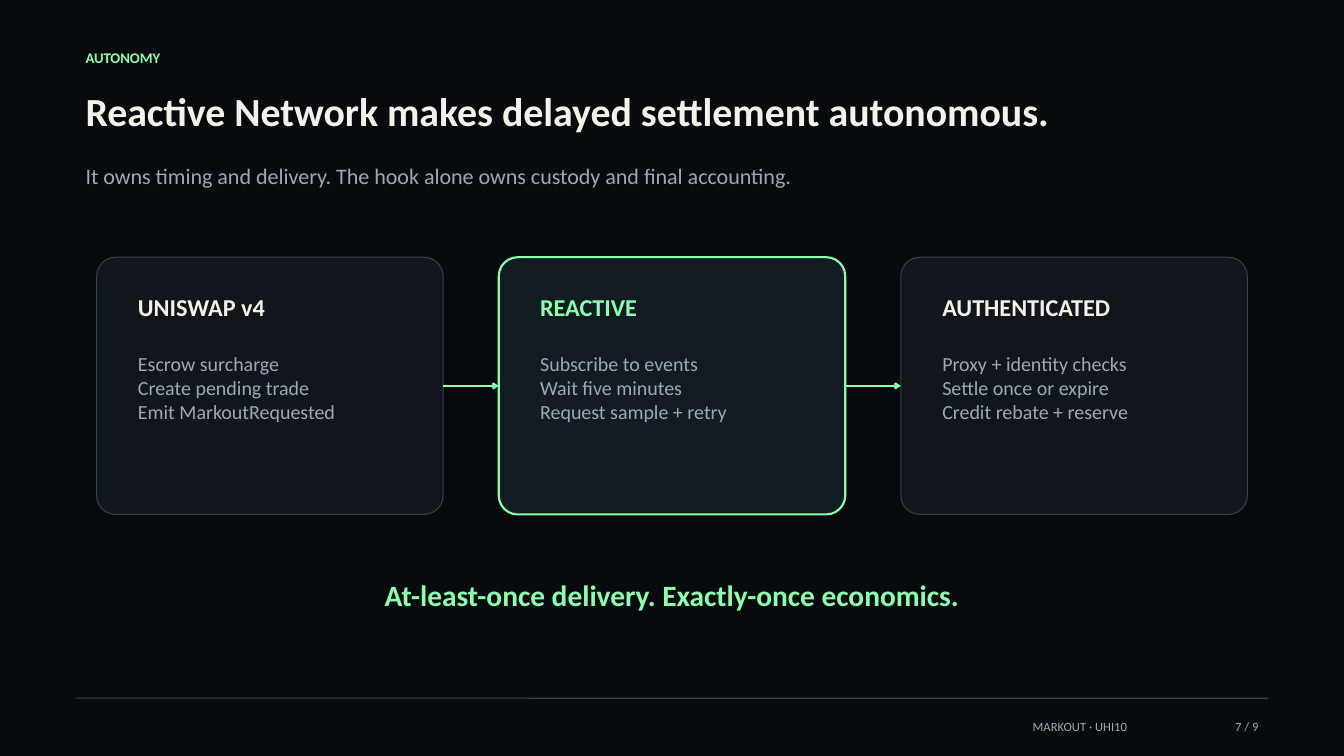
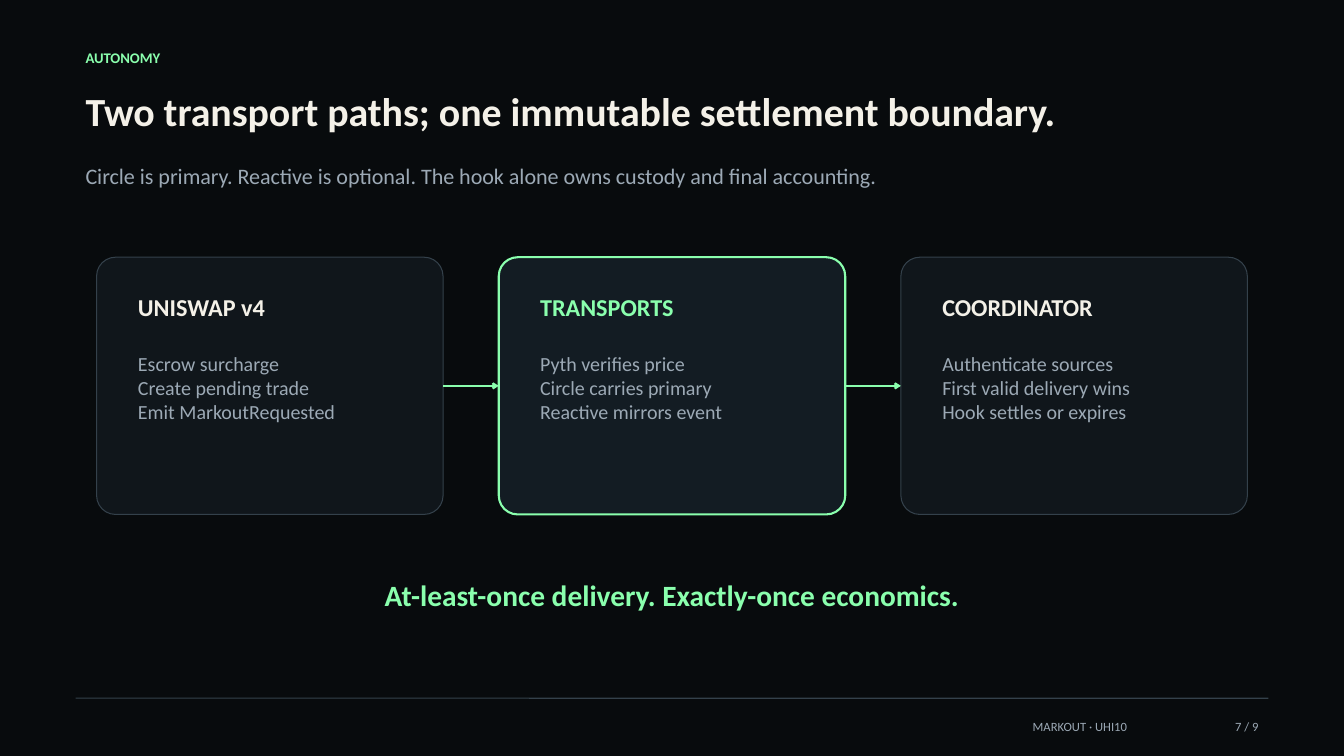
Before and after one commit to RudraBhaskar9439/markout-hook, a slide deck: slide 7 of presentation/MARKOUT-UHI10.pptx. Drawn at 1344x756 pixels with LibreOffice and Linux fonts; fonts in the diff are those of the drawing. Boxes give left, top, right and bottom in pixels: in the first picture for what was removed or moved away, otherwise in the second. Text is boxed around its words. In the diff, an @@ line names an element or a change of style, - is before the commit and + after.

```diff
--- a/presentation/MARKOUT-UHI10.pptx
+++ b/presentation/MARKOUT-UHI10.pptx
@@ text at <box>86,98,1056,133</box>: text changed @@
-Reactive Network makes delayed settlement autonomous.
+Two transport paths; one immutable settlement boundary.
@@ text at <box>86,168,876,188</box>: text changed @@
-It owns timing and delivery. The hook alone owns custody and final accounting.
+Circle is primary. Reactive is optional. The hook alone owns custody and final accounting.
@@ text at <box>540,300,673,316</box>: text changed @@
-REACTIVE
+TRANSPORTS
@@ text at <box>942,300,1093,316</box>: text changed @@
-AUTHENTICATED
+COORDINATOR
@@ text at <box>540,357,723,419</box>: text changed @@
-Subscribe to events
-Wait five minutes
-Request sample + retry
+Pyth verifies price
+Circle carries primary
+Reactive mirrors event
@@ text at <box>942,357,1130,422</box>: text changed @@
-Proxy + identity checks
-Settle once or expire
-Credit rebate + reserve
+Authenticate sources
+First valid delivery wins
+Hook settles or expires
```
Also in this commit, not shown: 3 other slides changed, 40 other files.
